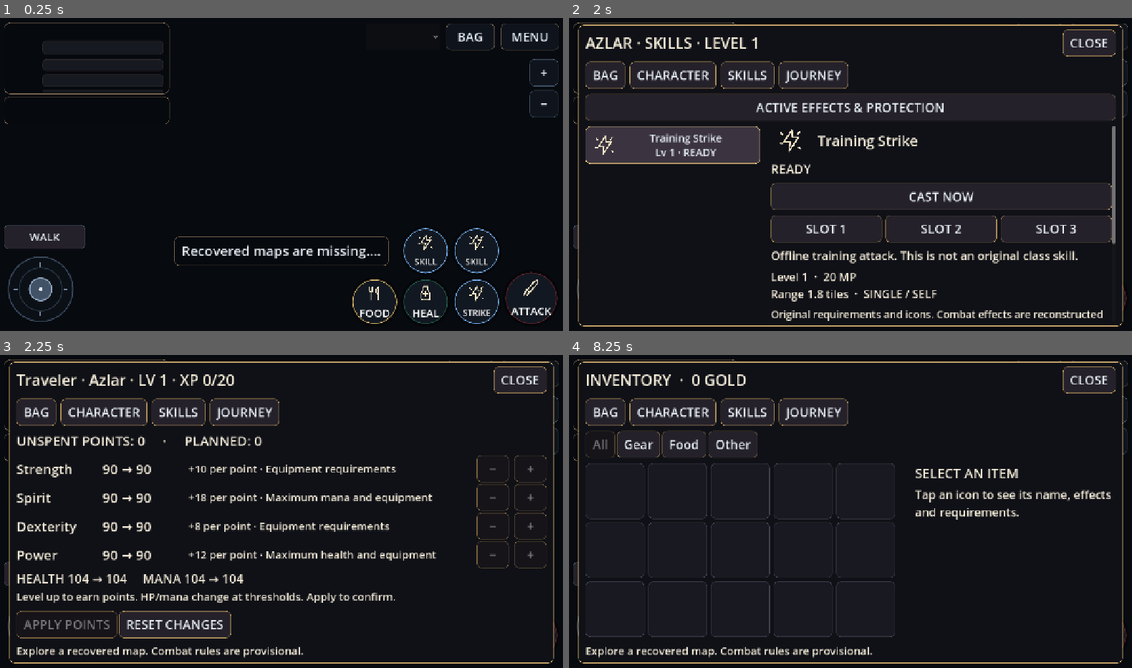
Above: before the commit, frames 1-4 (two rows, left to right).
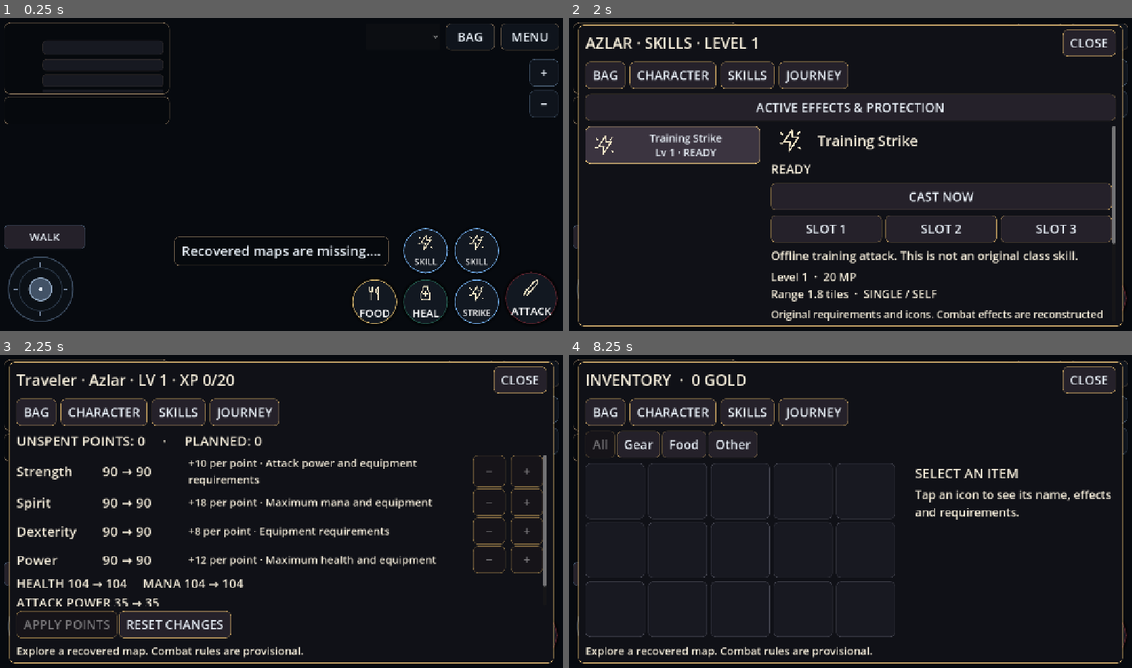
Above: after the commit, the same moments.

Repository: Kingbeardx/redmoon-mobile-single-player.
Game: Godot game, scene res://main.tscn
Same seed, same stepped clock (60 frames per second), same inputs: the game is played once before the commit and once after it.
Inputs:
- Up to frame 1 (0.25 s): no input
- Up to frame 2 (2 s): click "STRIKE" at 0.5 s; click "FOOD" at 1.25 s
- Up to frame 3 (2.25 s): click "CHARACTER" at 2 s
- Up to frame 4 (8.25 s): click "RESET CHANGES" at 2.75 s; click "WALK" at 3.5 s; click "SKILL" at 4.25 s; click "SKILL" at 5 s; click "+" at 5.75 s; click "−" at 6.5 s; click "BAG" at 7.25 s; click "BAG" at 8 s

Frames 1-2 are identical in both runs. In frame 3, 8.9% of the frame differs, in the area x 2-98%, y 32-81%; in frame 4, nothing differs.

Commit message:
Restore native Strength attack component and stat allocation preview

Diff:
--- a/game/scripts/game_ui.gd
+++ b/game/scripts/game_ui.gd
@@ -25,7 +25,7 @@
 var skill_cast_button: Button
 var effect_text: Label
 const ATTRIBUTES=["strength","spirit","dexterity","power"]
-const DESCRIPTIONS={"strength":"Equipment requirements", "spirit":"Maximum mana and equipment", "dexterity":"Equipment requirements", "power":"Maximum health and equipment"}
+const DESCRIPTIONS={"strength":"Attack power and equipment requirements", "spirit":"Maximum mana and equipment", "dexterity":"Equipment requirements", "power":"Maximum health and equipment"}
 
 func setup(owner_scene: Node) -> void:
 	scene=owner_scene
@@ -167,6 +167,7 @@
 		var minus:=button("−",func():change_stat(key,-1),row);minus.custom_minimum_size.x=72;minus.disabled=int(draft[attribute])==0;stat_minus[attribute]=minus
 		var plus:=button("+",func():change_stat(key,1),row);plus.custom_minimum_size.x=72;plus.disabled=spent>=scene.world.bonus_points;stat_plus[attribute]=plus
 	label("HEALTH %d → %d     MANA %d → %d" % [scene.world.max_hp(),scene.world.hp_for(scene.world.preview_stat("power",draft)),scene.world.max_mana(),scene.world.mana_for(scene.world.preview_stat("spirit",draft))],rows,28)
+	label("ATTACK POWER %d → %d" % [scene.world.basic_attack_power(),scene.world.attack_power_for(scene.world.preview_stat("strength",draft))],rows,28)
 	label("Level up to earn points. HP/mana change at thresholds. Apply to confirm.",rows,24)
 	var actions:=HBoxContainer.new();content.add_child(actions)
 	apply_button=button("APPLY POINTS",func():
--- a/game/scripts/recovered_combat.gd
+++ b/game/scripts/recovered_combat.gd
@@ -20,3 +20,17 @@
 	return maxi(1,(50+(power/15)*(power/10))&0xffffffff)
 
 static func special_attack(level: int) -> int:return 50+((level*level)&0xffffffff)/6
+
+
+static func strength_attack(strength: int) -> int:
+	# InitializeAttack 0x4348c0. The original unsigned multiply intermediates
+	# wrap at 32 bits; division truncates at each step.
+	var value: int=clampi(strength,0,10000000)
+	if value<1000:return 8-int(value*-.28)
+	if value<=10000:
+		var tenth: int=value/10
+		return 10+((tenth*tenth*tenth)&0xffffffff)/3500
+	if value<13000:
+		var tenth: int=value/10
+		return 10+(((value/100)*tenth*tenth)&0xffffffff)/350
+	return (145*value-0x132f3c)&0xffffffff
--- a/game/scripts/skill_system.gd
+++ b/game/scripts/skill_system.gd
@@ -219,7 +219,7 @@
 		# not recovered. Apply the original skill's percentage and actual range.
 		amount=maxi(1,int((12+world.weapon_bonus+(world.level-1)*2)*float(row["multiplier"])/100.0))
 		if mode=="danger_attack":amount=maxi(1,world.rules.special_attack(world.level)*int(row["multiplier"])/100)
-		elif not str(row["weapon"]).is_empty():amount=int(amount*physical_factor())
+		elif not str(row["weapon"]).is_empty():amount=maxi(1,int(world.basic_attack_power()*float(row["multiplier"])/100.0*physical_factor()))
 		amount=maxi(1,int(amount*factor("attack_up")))
 		for enemy in targets:
 			var before_hp: int=int(enemy["hp"])
--- a/game/scripts/world.gd
+++ b/game/scripts/world.gd
@@ -389,7 +389,7 @@
 	facing=facing_for(player.direction_to(Vector2(target["x"],target["y"])))
 	start_attack_animation(skills.basic_attack_delay())
 	skills.break_disguise()
-	var damage: int=maxi(1,int((12+weapon_bonus+(level-1)*2)*skills.factor("attack_up")*skills.physical_factor()))
+	var damage: int=maxi(1,int(basic_attack_power()*skills.factor("attack_up")*skills.physical_factor()))
 	damage_enemy(target,damage)
 	skills.secondary_hits(target,damage)
 	return true
@@ -1269,3 +1269,11 @@
 		var key: String=drop["key"];inventory[key]=int(inventory.get(key,0))+int(drop["count"])
 		ground_loot.remove_at(index)
 		message="Picked up "+item_name(key)
+
+func basic_attack_power() -> int:
+	# Preserve existing offline level/weapon balance while admitting the native
+	# Strength growth above the starting-stat baseline. Not a full combat port.
+	return attack_power_for(effective_stat("strength"))
+
+func attack_power_for(strength: int) -> int:
+	return 12+weapon_bonus+(level-1)*2+maxi(0,rules.strength_attack(strength)-rules.strength_attack(10))
--- a/game/tests/recovered_systems.gd
+++ b/game/tests/recovered_systems.gd
@@ -53,7 +53,7 @@
 	arena(w);var poisoner: Dictionary=enemy(w,11,10.5);check(w.monster_skills.cast(poisoner,190) and w.skills.ailments.has("poison"),"original poison monster entry casts through ordinary AI skill system")
 	prepare(w,47);var hp_max: int=w.max_hp();w.skills.cast(47)
 	check(w.effective_stat("power")==150 and w.max_hp()<hp_max and w.hp<=w.max_hp(),"Berserker halves base Power and clamps reduced HP")
-	first=enemy(w,11,10.5);w.attack_cooldown=0;w.attack();check(first["hp"]==100000-2*(12+(w.level-1)*2),"Berserker doubles actual basic attacks")
+	first=enemy(w,11,10.5);w.attack_cooldown=0;w.attack();check(first["hp"]==100000-2*w.basic_attack_power(),"Berserker doubles actual basic attacks")
 	w.skills.tick(800);check(w.effective_stat("power")==300 and w.hp<w.max_hp(),"expiry restores capacity without free healing")
 	for id in [18,75]:
 		prepare(w,id);w.skills.cast(id);check(w.movement_dexterity()==3850 and w.effective_stat("dexterity")==100,"nimble Spirit/4 contribution does not bypass equipment requirements %d" % id)
--- /dev/null
+++ b/game/tests/strength_combat.gd
@@ -0,0 +1,24 @@
+extends SceneTree
+var checks: int=0
+var failures: int=0
+func check(ok: bool,message: String) -> void:
+	checks+=1
+	if not ok:failures+=1;push_error(message)
+func _initialize() -> void:
+	var w=load("res://scripts/world.gd").new();w.initialize();w.enter_map(9)
+	check(w.rules.strength_attack(0)==8,"source zero Strength attack")
+	check(w.rules.strength_attack(10)==10,"source starting Strength attack")
+	check(w.rules.strength_attack(999)==287,"source low segment truncates floating result")
+	check(w.rules.strength_attack(1000)==295,"source cubic segment begins at 1000")
+	check(w.rules.strength_attack(10000)==285724,"source cubic segment includes 10000")
+	check(w.rules.strength_attack(10001)==285724,"source second segment truncates each division")
+	check(w.rules.strength_attack(13000)==627724,"source linear segment begins at 13000")
+	w.level=1;w.stats["strength"]=10;w.equipment={};w.weapon_bonus=0
+	check(w.basic_attack_power()==12,"starting character retains playable offline base")
+	w.stats["strength"]=100;check(w.basic_attack_power()==38,"Strength raises effective basic attack power")
+	var enemy: Dictionary={"monster_id":5,"x":w.player.x,"y":w.player.y,"hp":10000,"max_hp":10000,"alive":true};w.enemies=[enemy];w.attack_cooldown=0;w.skills.reset()
+	check(w.attack() and enemy["hp"]==9962,"world applies Strength growth to actual attack")
+	w.character_id=2;w.level=1000;w.honor=int(w.skills.entry(26)["honor"]);w.equipment={"weapon":"1:1"};w.stats["spirit"]=15000;w.mana=w.max_mana();w.attack_cooldown=0;enemy["hp"]=10000
+	var expected: int=int(w.basic_attack_power()*int(w.skills.entry(26)["multiplier"])/100)
+	check(w.skills.cast(26) and enemy["hp"]==10000-expected,"weapon skill uses Strength-derived attack")
+	print("STRENGTH COMBAT: %d checks, %d failures" % [checks,failures]);quit(1 if failures else 0)
Not shown, changed: game/export_presets.cfg
Not shown, added: game/tests/strength_combat.gd.uid
Not shown, changed: README.md
Not shown, added: docs/combat-growth-v17.md
Not shown, changed: docs/validation.md
Not shown, changed: tools/package_source.py
